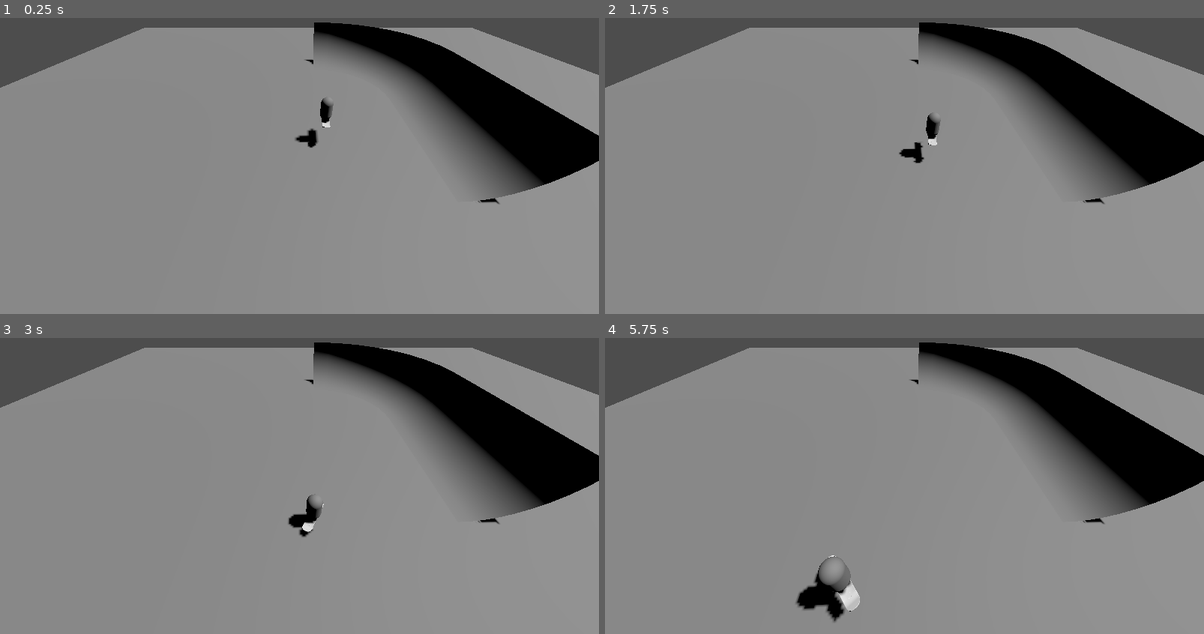
Above: before the commit, frames 1-4 (two rows, left to right).
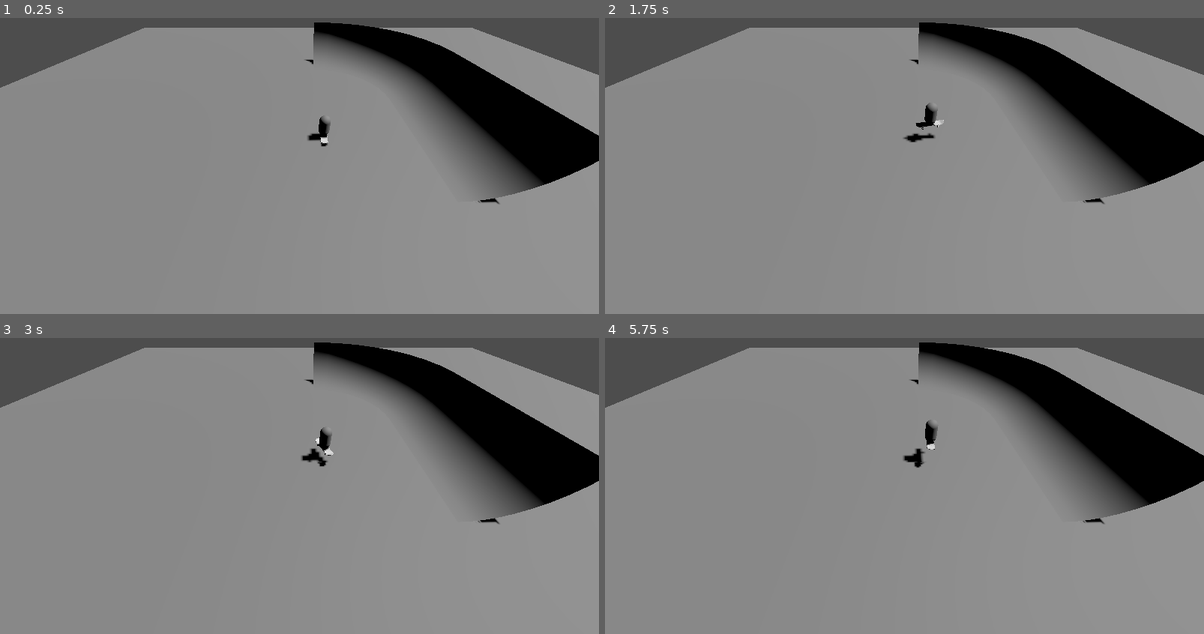
Above: after the commit, the same moments.

Repository: 3deric/GodotSkate
Game: Godot game, scene res://Scenes/testLevel.tscn
Two runs of this game, one before a commit and one after it. Both use one fixed random seed, a clock stepped at 60 frames per second and the inputs below.
Inputs:
- Up to frame 1 (0.25 s): no input
- Up to frame 2 (1.75 s): tap Enter (ui_accept) at 0.5, 0.6, 1.55 s; hold D (Right) 0.53-1.28 s; tap Space (Jump) at 0.77, 0.8, 1.07, 1.35, 1.52 s; hold S (Backward) from 1.28 s (still down)
- Up to frame 3 (3 s): tap Space (Jump) at 1.82, 2.3 s; release S (Backward) at 2.03 s; hold D (Right) 2.03-2.78 s; tap Enter (ui_accept) at 2.1, 2.85 s; hold W (Forward) from 2.78 s (still down)
- Up to frame 4 (5.75 s): tap Space (Jump) at 3.02, 3.32, 3.6, 3.77, 4.07, 4.52, 4.82, 5.3 s; release W (Forward) at 3.53 s; hold A (Left) 3.53-5.03 s; tap Enter (ui_accept) at 4.35, 5.1 s; hold S (Backward) from 5.03 s (still down)

The runs differ from the first frame. In frame 1, 0.4% of the frame differs, in the area x 49-56%, y 26-44%; in frame 2, 0.5%; in frame 3, 0.7%; in frame 4, 1.4%, in the area x 31-56%, y 27-96%.

Commit message:
Added debug view

Diff:
--- /dev/null
+++ b/Skategame/Scenes/characterBody3D.tscn
@@ -0,0 +1,31 @@
+[gd_scene load_steps=5 format=3 uid="uid://cusyb3btl3nqe"]
+
+[ext_resource type="Script" path="res://Scripts/characterBody3D.gd" id="1_5mxk1"]
+[ext_resource type="PackedScene" uid="uid://h7ks2r24cnfi" path="res://Meshes/skateboard.glb" id="1_qu824"]
+
+[sub_resource type="CapsuleShape3D" id="CapsuleShape3D_cl402"]
+
+[sub_resource type="CapsuleMesh" id="CapsuleMesh_gsf53"]
+
+[node name="Character" type="CharacterBody3D"]
+axis_lock_angular_x = true
+axis_lock_angular_y = true
+axis_lock_angular_z = true
+script = ExtResource("1_5mxk1")
+
+[node name="CollisionShape3D" type="CollisionShape3D" parent="."]
+transform = Transform3D(1, 0, 0, 0, 1, 0, 0, 0, 1, 0, 1, 0)
+shape = SubResource("CapsuleShape3D_cl402")
+
+[node name="MeshInstance3D" type="MeshInstance3D" parent="."]
+transform = Transform3D(0.6, 0, 0, 0, 0.6, 0, 0, 0, 0.6, 0, 0.816679, 0)
+mesh = SubResource("CapsuleMesh_gsf53")
+
+[node name="floor_raycast" type="RayCast3D" parent="."]
+transform = Transform3D(0.999999, 0, 0, 0, 0.999999, 0, 0, 0, 1, 0, 0.363441, 0)
+hit_back_faces = false
+debug_shape_custom_color = Color(0.631373, 0.239216, 0.521569, 1)
+debug_shape_thickness = 1
+
+[node name="skateboard" parent="." instance=ExtResource("1_qu824")]
+transform = Transform3D(-4.37114e-08, 0, 1, 0, 1, 0, -1, 0, -4.37114e-08, 0, 0, 0)
--- /dev/null
+++ b/Skategame/Scenes/debugView.tscn
@@ -0,0 +1,12 @@
+[gd_scene load_steps=2 format=3 uid="uid://cctt1un35hyco"]
+
+[ext_resource type="Script" path="res://Scripts/debugView.gd" id="1_ajj40"]
+
+[node name="DebugView" type="Control"]
+layout_mode = 3
+anchors_preset = 15
+anchor_right = 1.0
+anchor_bottom = 1.0
+grow_horizontal = 2
+grow_vertical = 2
+script = ExtResource("1_ajj40")
--- a/Skategame/Scenes/testLevel.tscn
+++ b/Skategame/Scenes/testLevel.tscn
@@ -1,9 +1,9 @@
 [gd_scene load_steps=11 format=3 uid="uid://duaw5sk1sesed"]
 
 [ext_resource type="ArrayMesh" uid="uid://busboldc1hut4" path="res://Meshes/pipe_straight_base_col.obj" id="1_8s6si"]
-[ext_resource type="PackedScene" uid="uid://jy8gjnk4rgdg" path="res://Scenes/character.tscn" id="1_gtjdf"]
 [ext_resource type="ArrayMesh" uid="uid://bvonfakadtqro" path="res://Meshes/pipe_curve_base_col.obj" id="2_0h3ri"]
-[ext_resource type="Script" path="res://Scripts/characterController.gd" id="2_u2c2c"]
+[ext_resource type="PackedScene" uid="uid://cusyb3btl3nqe" path="res://Scenes/characterBody3D.tscn" id="4_d8v8c"]
+[ext_resource type="PackedScene" uid="uid://cctt1un35hyco" path="res://Scenes/debugView.tscn" id="5_cf44f"]
 
 [sub_resource type="PlaneMesh" id="PlaneMesh_wnnvr"]
 
@@ -42,7 +42,6 @@
 shadow_enabled = true
 
 [node name="PipeStraight" type="StaticBody3D" parent="."]
-transform = Transform3D(1, 0, 0, 0, 1, 0, 0, 0, 1, 0, 0, 0)
 
 [node name="MeshVis" type="MeshInstance3D" parent="PipeStraight"]
 mesh = ExtResource("1_8s6si")
@@ -65,10 +64,11 @@
 [node name="ColBase" type="CollisionShape3D" parent="PipeCurve"]
 shape = SubResource("ConcavePolygonShape3D_etc7n")
 
-[node name="Character" parent="." instance=ExtResource("1_gtjdf")]
-transform = Transform3D(1, 0, 0, 0, 1, 0, 0, 0, 1, 0, 1.63227, 0)
-script = ExtResource("2_u2c2c")
-
 [node name="Camera3D" type="Camera3D" parent="."]
 transform = Transform3D(1, 0, 0, 0, 0.708155, 0.706057, 0, -0.706057, 0.708155, -1.34136, 6.97159, 7.704)
 fov = 85.2
+
+[node name="DebugView" parent="." node_paths=PackedStringArray("camera") instance=ExtResource("5_cf44f")]
+camera = NodePath("../Camera3D")
+
+[node name="Character" parent="." instance=ExtResource("4_d8v8c")]
--- /dev/null
+++ b/Skategame/Scripts/characterBody3D.gd
@@ -0,0 +1,48 @@
+extends CharacterBody3D
+
+
+const SPEED = 5.0
+const JUMP_VELOCITY = 4.5
+
+var input = Vector3.ZERO
+
+# Get the gravity from the project settings to be synced with RigidBody nodes.
+var gravity = ProjectSettings.get_setting("physics/3d/default_gravity")
+
+
+func _physics_process(delta):
+	_inputHandler()
+	# Add the gravity.
+	if not is_on_floor():
+		velocity.y -= gravity * delta
+
+	# Handle jump.
+	if Input.is_action_just_pressed("ui_accept") and is_on_floor():
+		velocity.y = JUMP_VELOCITY
+
+	var input_dir = Input.get_vector("ui_left", "ui_right", "ui_up", "ui_down")
+	var direction = (transform.basis * Vector3(input_dir.x, 0, input_dir.y)).normalized()
+	if direction:
+		velocity.x = direction.x * SPEED
+		velocity.z = direction.z * SPEED
+	else:
+		#velocity.x = move_toward(velocity.x, 0, SPEED)
+		#velocity.z = move_toward(velocity.z, 0, SPEED)
+		velocity.x = 0.0
+		velocity.z = 0.0
+
+	move_and_slide()
+
+	rotate_y(input.x * 0.1)
+
+
+func _inputHandler():
+	input.x = int(Input.is_action_pressed("Left")) - int(Input.is_action_pressed("Right"))
+	input.y = int(Input.is_action_pressed("Forward")) - int(Input.is_action_pressed("Backward"))
+	input.z = int(Input.is_action_just_pressed("Jump"))
+
+func _groundAlign(xform, normal):
+	xform.y = normal
+	xform.x = -xform.z.cross(normal)
+	xform = xform.orthonormalized()
+	return xform
--- a/Skategame/Scripts/characterController.gd
+++ b/Skategame/Scripts/characterController.gd
@@ -19,6 +19,8 @@
 var wheelRR = null
 
 var cameraArm = null
+
+@export var debugView: Control
 
 # Called when the node enters the scene tree for the first time.
 func _ready():
@@ -52,6 +54,8 @@
 		rotationOffset = 0.1
 
 	rotate_y(input.x * rot  * rotationOffset)
+
+	debugView._debugDraw(Vector3.ZERO, Vector3.UP, Color.GREEN)
 
 func _floorDist():
 	var distFR = wheelFR.global_transform.origin.distance_to(wheelFR.get_collision_point())
--- /dev/null
+++ b/Skategame/Scripts/debugView.gd
@@ -0,0 +1,18 @@
+extends Control
+
+@export var camera: Camera3D
+@export var player: Node3D
+
+func _process(delta):
+	queue_redraw()
+
+func _draw():
+	#_debugDraw(player.global_position, player.global_position + player.linear_velocity * 0.25, Color.GREEN)
+	#_debugDraw(player.global_position, player.global_position + Vector3.UP, Color.RED)
+	#_debugDraw(player.global_position, player.global_position + player.transform.basis.y, Color.RED)
+	#_debugDraw(player.global_position, player.global_position - player.transform.basis.y, Color.ORANGE)
+	#_debugDraw(player.global_position, player.global_position + player.transform.basis.x, Color.BLUE)
+	pass
+
+func _debugDraw(from, to, col):
+	draw_line(camera.unproject_position(from), camera.unproject_position(to), col, 2.0)
